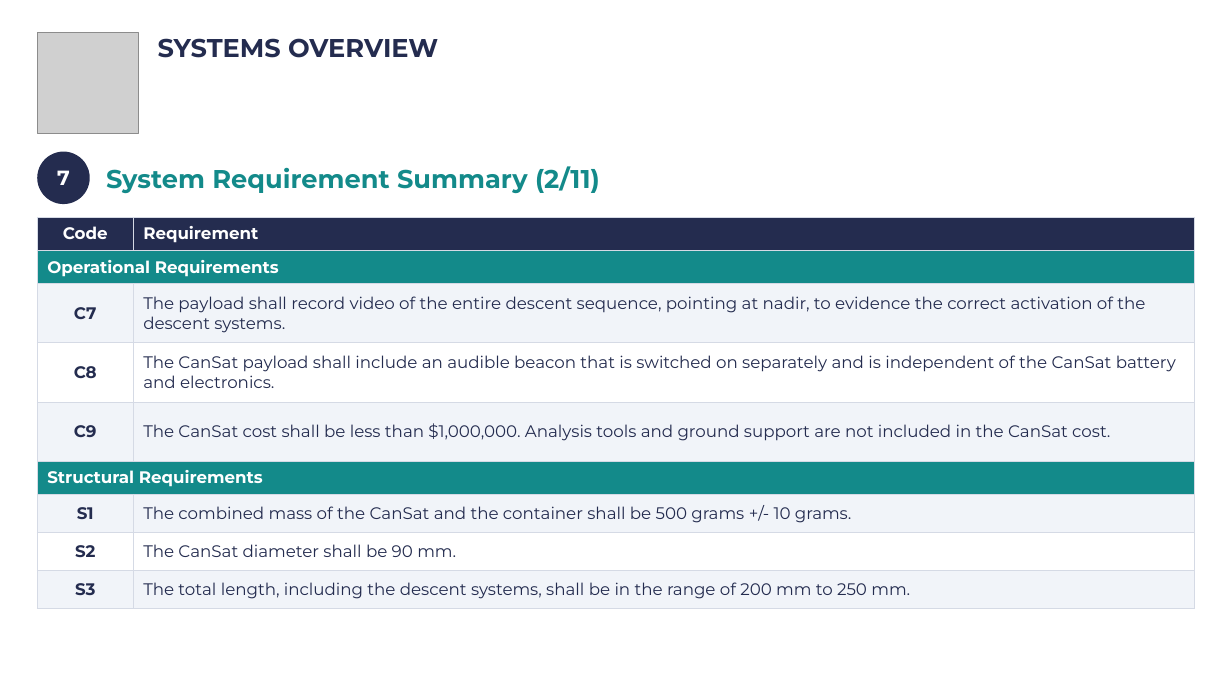
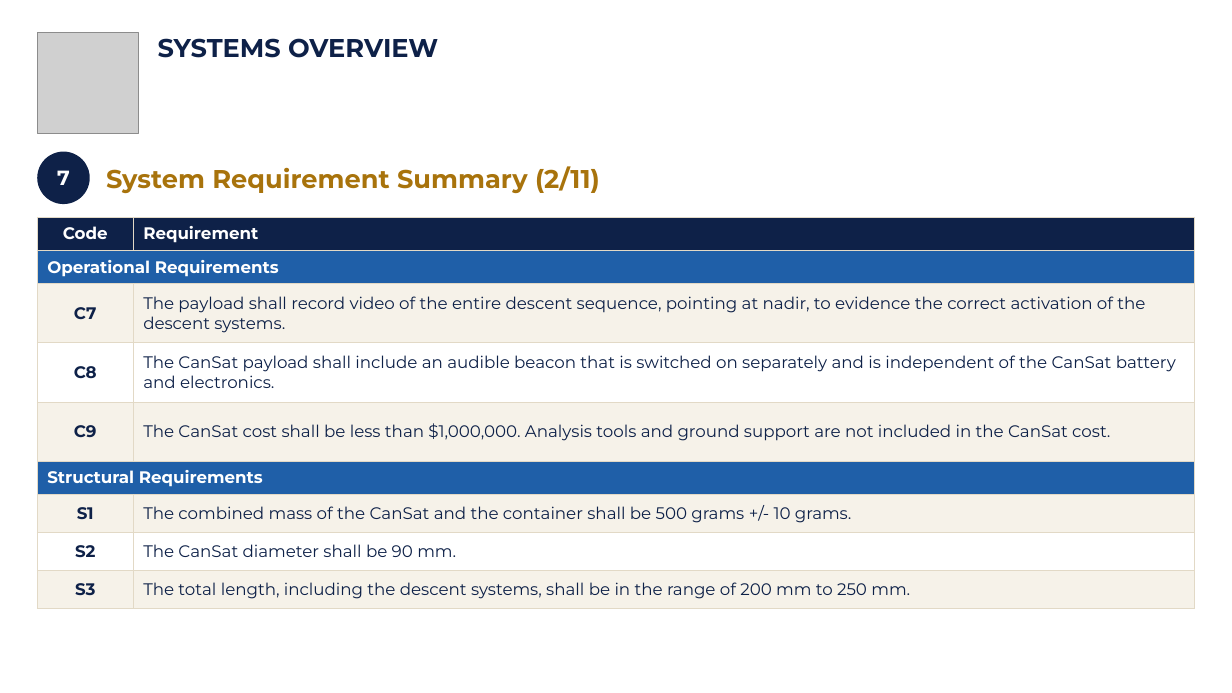
Before and after one commit to Caetano18/proyecto, a slide deck: slide 10 of cansat_pdr/laminas_plantilla/CanSat_PDR_Hermes_mecanica.pptx. Drawn at 1232x693 pixels with LibreOffice and Linux fonts; fonts in the diff are those of the drawing; grey boxes stand for pictures; background and template pictures are left out. Boxes give left, top, right and bottom in pixels: in the first picture for what was removed or moved away, otherwise in the second. Text is boxed around its words. In the diff, an @@ line names an element or a change of style, - is before the commit and + after.

```diff
--- a/cansat_pdr/laminas_plantilla/CanSat_PDR_Hermes_mecanica.pptx
+++ b/cansat_pdr/laminas_plantilla/CanSat_PDR_Hermes_mecanica.pptx
@@ text "SYSTEMS OVERVIEW" at [158, 38, 438, 58]: text colour #242C4F to #0E2148 @@
@@ ellipse "7" at [37, 152, 90, 204]: fill #242C4F to #0E2148 @@
@@ text "System Requirement Summary (2/11)" at [106, 166, 600, 194]: text colour #138A8A to #A8730C @@
@@ table at [37, 217, 1195, 608] @@
@@ fill #242C4F to #0E2148 in row 1 @@
@@ fill #138A8A to #1F5FA8 in 2 cells @@
@@ fill #F1F4F9 to #F6F2E9 in 8 cells @@
@@ text colour #242C4F to #0E2148 in "C7", "The payload shall record video of the ...", "C8", "The CanSat payload shall include an audible ..." and 8 more places @@
@@ borders changed @@
```
Also in this commit, not shown: 104 other slides changed, 10 other files.
